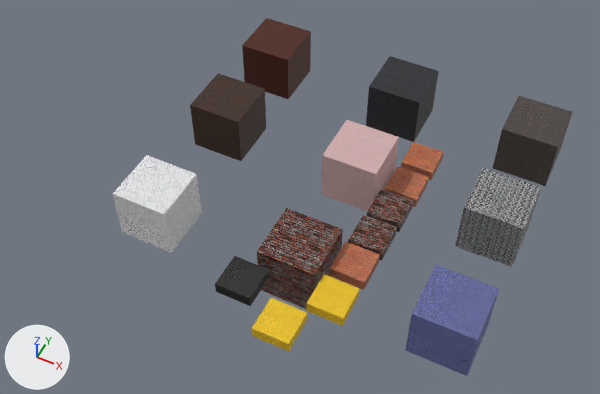
The glTF model Resources/Models/obje/object.gltf, before and after one commit.
The view is the same before and after, from a 50 mm lens placed at (36.4, -96.3, 111.4), pointed at (-6.8, -9.8, 3.2). Arrows for +X, +Y and +Z are at lower left; the lights stay in place. Vertices at the same position are counted once.
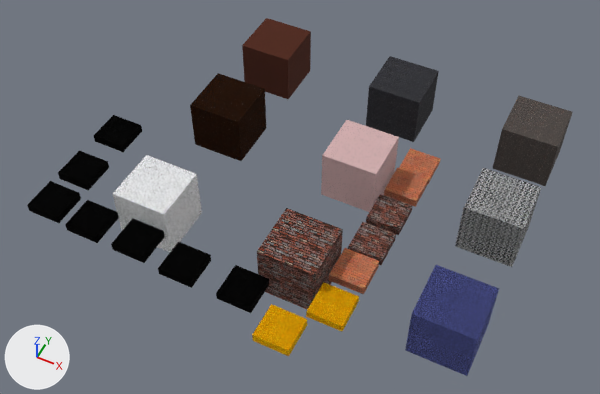
Location of each change, (x1, y1, x2, y2) in pixels of the pictures (600 x 394 px):
'Cube.004', surface changed: (405, 265, 499, 376) in both
'Cube.007', surface changed (brown to black): (190, 73, 266, 161) in both
'立方体.006', surface changed, mesh rescaled: before (252, 298, 307, 352); after (252, 304, 307, 356)
'立方体.007', surface changed, mesh rescaled: before (215, 256, 269, 306); after (216, 265, 269, 313)
'立方体.005', surface changed, mesh rescaled: before (306, 274, 360, 326); after (306, 282, 359, 331)
'立方体.004', mesh rescaled (6% shorter): before (329, 241, 380, 290); after (329, 248, 379, 294)
'立方体.008', added: after (158, 242, 211, 288)
'立方体.009', added: after (111, 218, 165, 263)
'立方体.010', added: after (65, 200, 119, 243)
'立方体.011', added: after (27, 181, 81, 223)
'立方体.012', added: after (58, 151, 109, 191)
'立方体.013', added: after (94, 115, 142, 152)
'立方体', mesh rescaled: before (401, 142, 444, 180); after (399, 148, 440, 184)

What changed in the scene script:
```text
Change mat_geometric_metal_panel_studs:
    settings of these nodes change
Change mat_riveted_wood_and_metal_panels:
    settings of these nodes change
Change mat_geometric_gold_engraved_pattern:
    settings of these nodes change
Change mat_black_denim_jeans_fabric:
    settings of these nodes change
Add mat_black_denim_jeans_fabric_006:
    mat_black_denim_jeans_fabric_006 = bpy.data.materials.new('Black Denim Jeans Fabric.006')
    # uses the picture img_black_jeans_fabric_basecolor
    # uses the picture img_black_jeans_fabric_normal
    # uses the picture img_black_jeans_fabric_specular
Add mat_black_denim_jeans_fabric_005:
    mat_black_denim_jeans_fabric_005 = bpy.data.materials.new('Black Denim Jeans Fabric.005')
    # uses the picture img_black_jeans_fabric_basecolor
    # uses the picture img_black_jeans_fabric_normal
    # uses the picture img_black_jeans_fabric_specular
Add mat_black_denim_jeans_fabric_004:
    mat_black_denim_jeans_fabric_004 = bpy.data.materials.new('Black Denim Jeans Fabric.004')
    # uses the picture img_black_jeans_fabric_basecolor
    # uses the picture img_black_jeans_fabric_normal
    # uses the picture img_black_jeans_fabric_specular
Add mat_black_denim_jeans_fabric_003:
    mat_black_denim_jeans_fabric_003 = bpy.data.materials.new('Black Denim Jeans Fabric.003')
    # uses the picture img_black_jeans_fabric_basecolor
    # uses the picture img_black_jeans_fabric_normal
    # uses the picture img_black_jeans_fabric_specular
Add mat_black_denim_jeans_fabric_002:
    mat_black_denim_jeans_fabric_002 = bpy.data.materials.new('Black Denim Jeans Fabric.002')
    # uses the picture img_black_jeans_fabric_basecolor
    # uses the picture img_black_jeans_fabric_normal
    # uses the picture img_black_jeans_fabric_specular
Add mat_black_denim_jeans_fabric_001:
    mat_black_denim_jeans_fabric_001 = bpy.data.materials.new('Black Denim Jeans Fabric.001')
    # uses the picture img_black_jeans_fabric_basecolor
    # uses the picture img_black_jeans_fabric_normal
    # uses the picture img_black_jeans_fabric_specular
Change me_立方体:
    where me_立方体.from_pydata(...)  # 8 vertices, 12 faces; spans x 5.41..11.41, y 7.22..13.22, z -0.2..1.8
    me_立方体 part 1: the whole mesh is scaled about its middle by (1, 1, 0.51), then moved by (0.0, -1.57, 0.19)
Change me_立方体_004:
    where me_立方体_004.from_pydata(...)  # 8 vertices, 12 faces; spans x 5.55..11.55, y -24.45..-18.45, z 5.38..7.38
    me_立方体_004 part 2: the whole mesh is scaled about the mesh origin by (1, 1, 0.78)
Change me_立方体_005:
    where me_立方体_005.from_pydata(...)  # 8 vertices, 12 faces; spans x 5.55..11.55, y -32.47..-26.47, z 6.33..8.33
    me_立方体_005 part 3: the whole mesh is scaled about the mesh origin by (1, 1, 0.75)
Change me_立方体_006:
    where me_立方体_006.from_pydata(...)  # 8 vertices, 12 faces; spans x 0.61..6.61, y -40.38..-34.38, z 7.09..9.09
    me_立方体_006 part 4: the whole mesh is scaled about the mesh origin by (1, 1, 0.81)
Change me_立方体_007:
    where me_立方体_007.from_pydata(...)  # 8 vertices, 12 faces; spans x -8.11..-2.11, y -35.98..-29.98, z 7.09..9.09
    me_立方体_007 part 5: the whole mesh is scaled about the mesh origin by (1, 1, 0.74)
Add ob_立方体_013:
    ob_立方体_013 = bpy.data.objects.new('立方体.013', me_立方体_013)  # a box spanning x -43.61..-37.61, y -17.75..-11.75, z 7.54..9.02
    ob_立方体_013.location = (0.0, 0.0, 0.0)
Add ob_立方体_012:
    ob_立方体_012 = bpy.data.objects.new('立方体.012', me_立方体_012)  # a box spanning x -43.61..-37.61, y -27.91..-21.91, z 7.54..9.02
    ob_立方体_012.location = (0.0, 0.0, 0.0)
Add ob_立方体_011:
    ob_立方体_011 = bpy.data.objects.new('立方体.011', me_立方体_011)  # a box spanning x -43.61..-37.61, y -35.98..-29.98, z 7.54..9.02
    ob_立方体_011.location = (0.0, 0.0, 0.0)
Add ob_立方体_010:
    ob_立方体_010 = bpy.data.objects.new('立方体.010', me_立方体_010)  # a box spanning x -36.2..-30.2, y -35.98..-29.98, z 6.53..8.01
    ob_立方体_010.location = (0.0, 0.0, 0.0)
Add ob_立方体_009:
    ob_立方体_009 = bpy.data.objects.new('立方体.009', me_立方体_009)  # a box spanning x -27.23..-21.23, y -35.98..-29.98, z 6.53..8.01
    ob_立方体_009.location = (0.0, 0.0, 0.0)
Add ob_立方体_008:
    ob_立方体_008 = bpy.data.objects.new('立方体.008', me_立方体_008)  # a box spanning x -18.64..-12.64, y -35.98..-29.98, z 5.25..6.73
    ob_立方体_008.location = (0.0, 0.0, 0.0)
```
